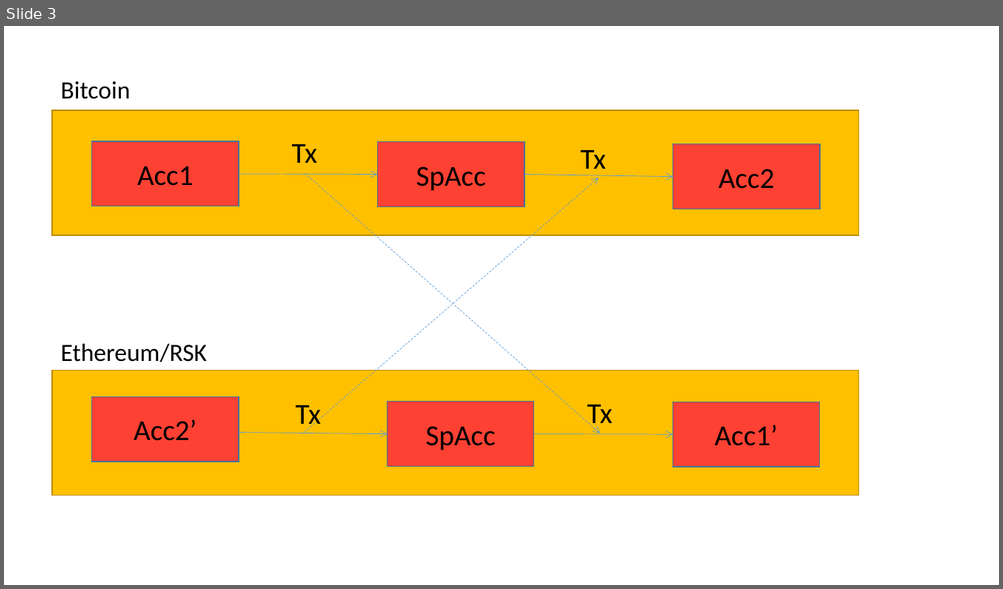
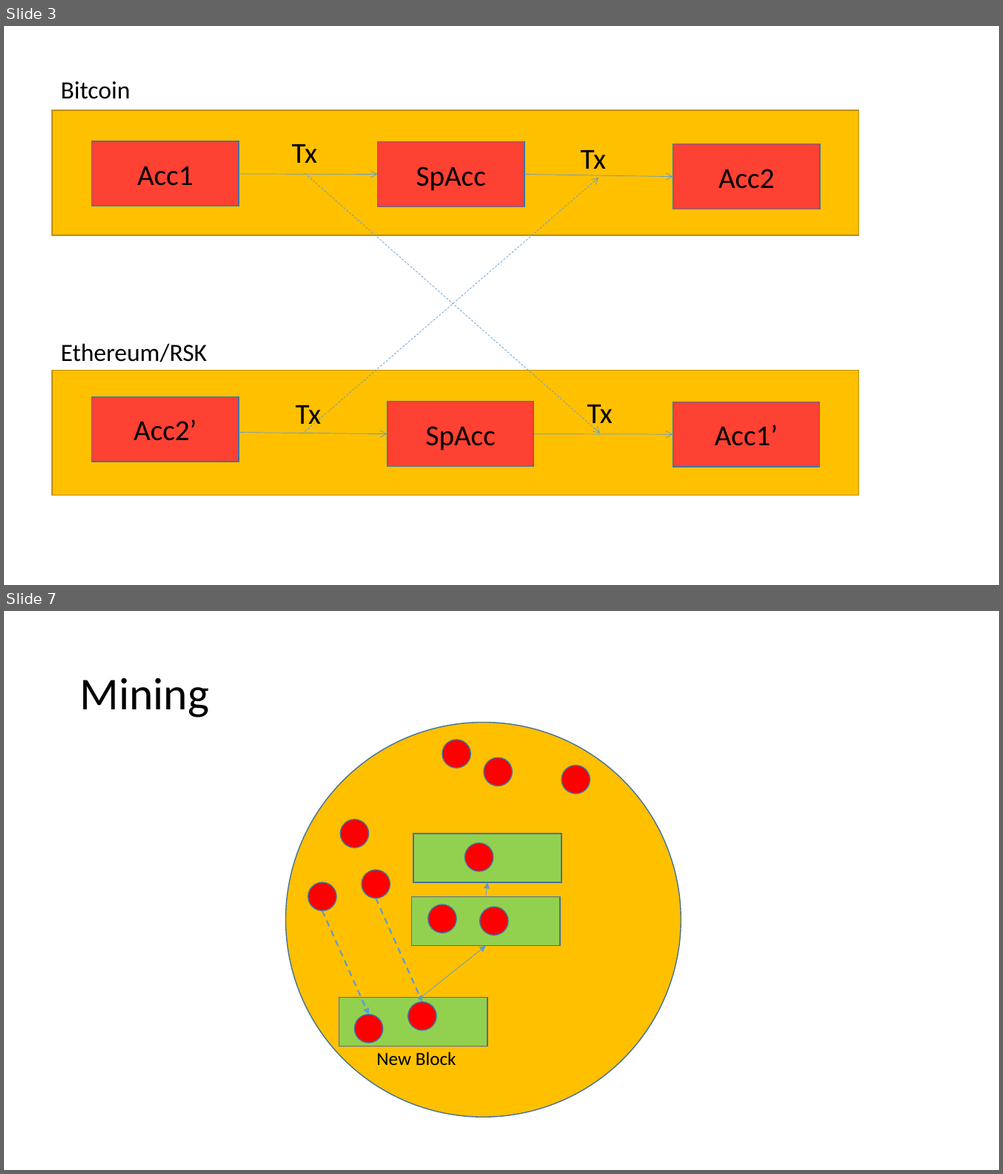
Before and after one commit to ajlopez/Talks, a slide deck: ConnBlockchains/images/BlockchainImages.pptx. Shown one above the other, each under a label of ours: slide 3 before the commit, slides 3 and 7 after it; the slides between them are not shown. The pictures are 1003x589 and 1003x1174 pixels, drawn with LibreOffice and Linux fonts; fonts in the diff are those of the drawing. Boxes give left, top, right and bottom in pixels: in the first picture for what was removed or moved away, otherwise in the second. Text is boxed around its words. In the diff, an @@ line names an element or a change of style, - is before the commit and + after.

```diff
--- a/ConnBlockchains/images/BlockchainImages.pptx
+++ b/ConnBlockchains/images/BlockchainImages.pptx
@@ slide 7 added at bbox=[4, 611, 999, 1170], background #FFFFFF @@
@@ title added at bbox=[79, 678, 208, 718], 44 pt, text #000000 @@
+Mining
@@ ellipse added at bbox=[285, 722, 680, 1118], fill #FFC000, outline #43739E 1 pt @@
@@ ellipse added at bbox=[442, 740, 470, 769], fill #FF0000, outline #43739E 1 pt @@
@@ ellipse added at bbox=[484, 758, 512, 786], fill #FF0000, outline #43739E 1 pt @@
@@ ellipse added at bbox=[561, 766, 589, 794], fill #FF0000, outline #43739E 1 pt @@
@@ ellipse added at bbox=[341, 820, 369, 849], fill #FF0000, outline #43739E 1 pt @@
@@ rectangle added at bbox=[413, 834, 561, 883], fill #92D050, outline #43739E 1 pt @@
@@ ellipse added at bbox=[465, 843, 493, 871], fill #FF0000, outline #43739E 1 pt @@
@@ ellipse added at bbox=[361, 870, 390, 898], fill #FF0000, outline #43739E 1 pt @@
@@ ellipse added at bbox=[308, 883, 337, 911], fill #FF0000, outline #43739E 1 pt @@
@@ arrow added from (375, 898) to (422, 1002), #5B9BD5 1.5 pt dashed @@
@@ rectangle added at bbox=[412, 897, 560, 946], fill #92D050, outline #43739E 1 pt @@
@@ arrow added from (486, 897) to (487, 883), #5B9BD5 0.5 pt @@
@@ arrow added from (323, 911) to (369, 1014), #5B9BD5 1.5 pt dashed @@
@@ ellipse added at bbox=[428, 905, 456, 934], fill #FF0000, outline #43739E 1 pt @@
@@ ellipse added at bbox=[480, 907, 509, 936], fill #FF0000, outline #43739E 1 pt @@
@@ arrow added from (422, 997) to (486, 946), #5B9BD5 0.5 pt @@
@@ rectangle added at bbox=[339, 997, 487, 1046], fill #92D050, outline #43739E 1 pt @@
@@ ellipse added at bbox=[407, 1002, 436, 1031], fill #FF0000, outline #43739E 1 pt @@
@@ ellipse added at bbox=[355, 1014, 383, 1043], fill #FF0000, outline #43739E 1 pt @@
@@ text added at bbox=[376, 1052, 456, 1065], 18 pt, text #000000 @@
+New Block
```
Also in this commit, not shown: 3 other slides added.
